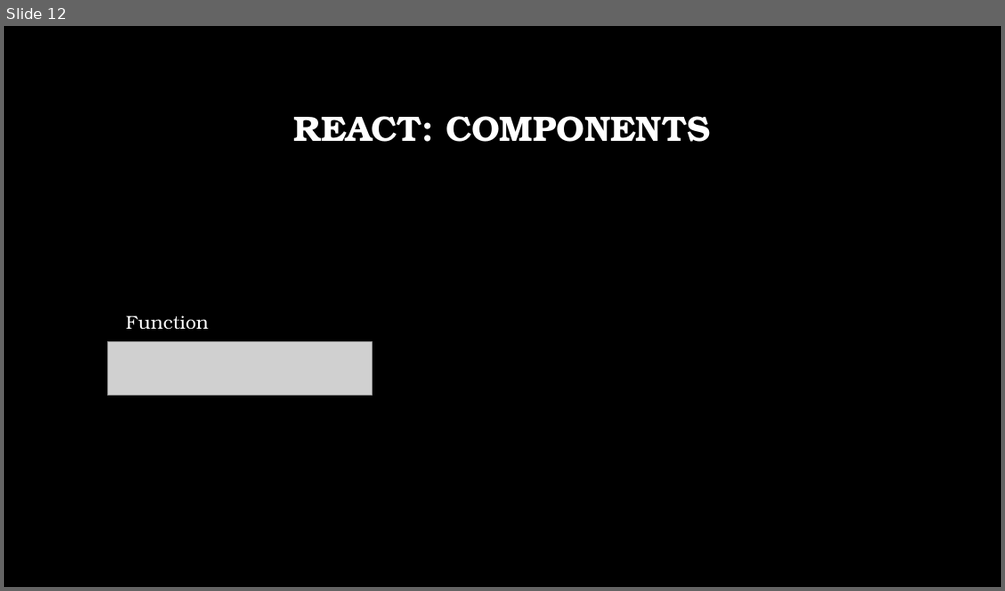
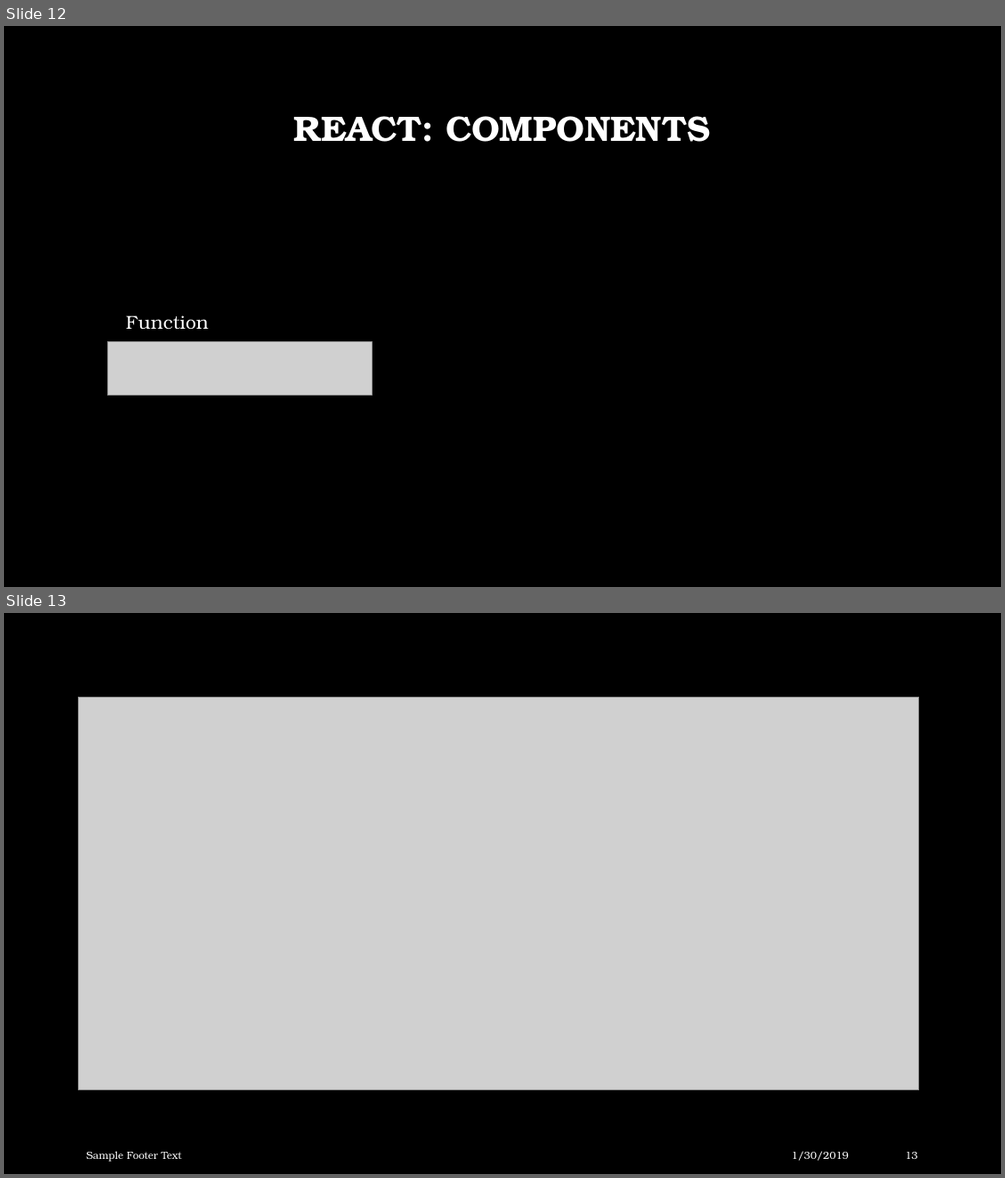
Before and after one commit to talyaron/full-stack, a slide deck: learingMaterial/SPA/React/basics/react.pptx. Shown one above the other, each under a label of ours: slide 12 before the commit, slides 12 and 13 after it. The pictures are 1005x591 and 1005x1178 pixels, drawn with LibreOffice and Linux fonts; fonts in the diff are those of the drawing; grey boxes stand for pictures; background and template pictures are left out. Boxes give left, top, right and bottom in pixels: in the first picture for what was removed or moved away, otherwise in the second. Text is boxed around its words. In the diff, an @@ line names an element or a change of style, - is before the commit and + after.

```diff
--- a/learingMaterial/SPA/React/basics/react.pptx
+++ b/learingMaterial/SPA/React/basics/react.pptx
@@ slide 13 added at (4, 613, 1001, 1174), background picture (left out) @@
@@ picture added at (79, 697, 919, 1090) @@
@@ text added at (86, 1151, 182, 1161), 10 pt, text #FFFFFF @@
+Sample Footer Text
@@ text added at (792, 1151, 849, 1160), 10 pt, text #FFFFFF @@
+1/30/2019
@@ page number added at (905, 1151, 917, 1159), 10 pt, text #FFFFFF @@
+13
```
Also in this commit, not shown: 17 other files.
